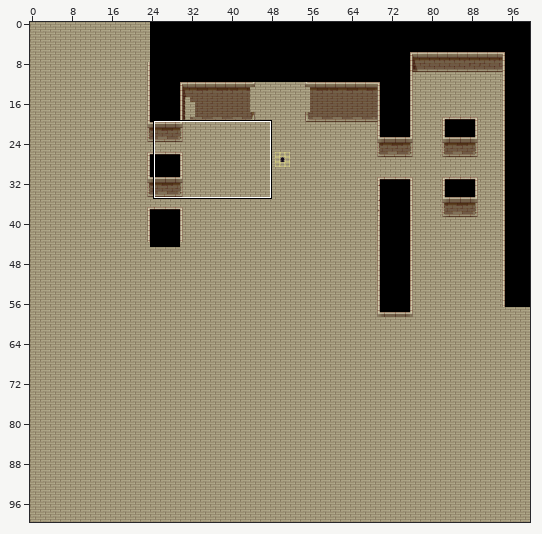
Tiled map, stored at Projects/Project/assets/maps/game_map.tmx. The picture above shows the old version from afar; the outline marks the close-up.
Close-up. Earlier state:
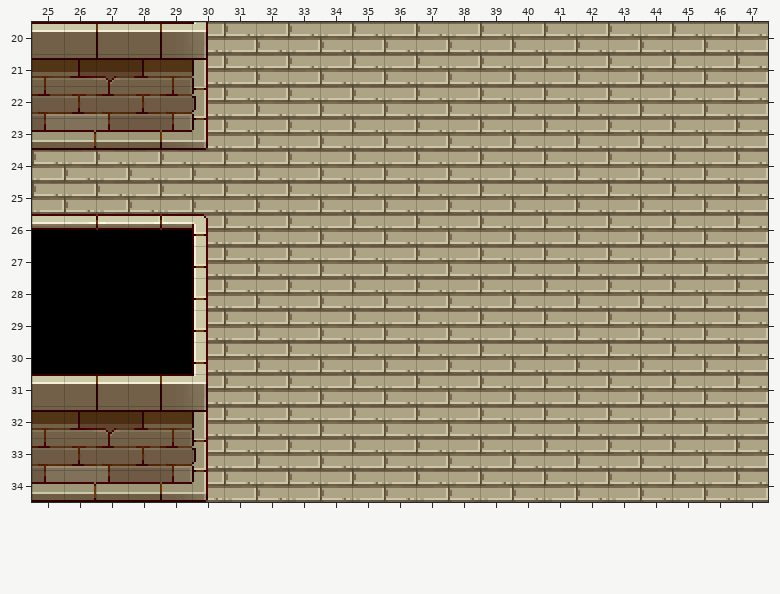
Cells are 16x16 px. Shown: x 25..47, y 20..34. The commit also changed other parts of the map, which this record leaves out.
Now the later version:
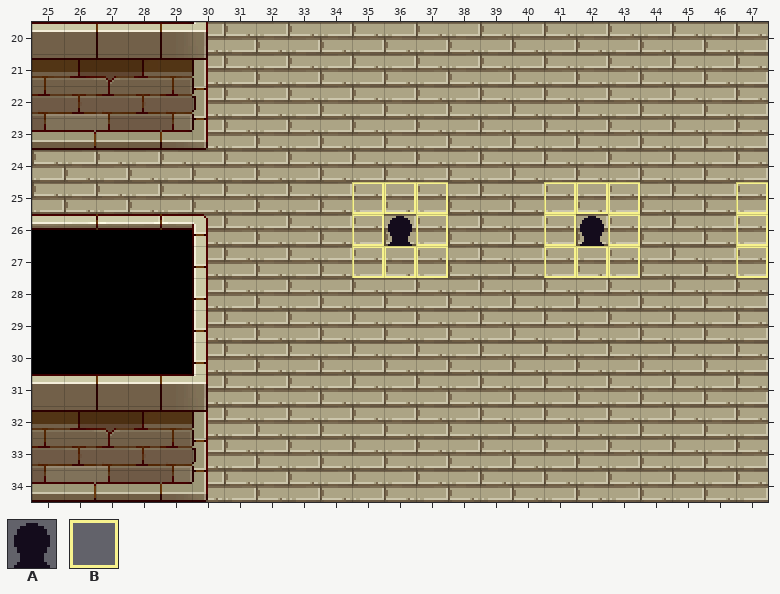
Key: from "Lobby-tile": A 538, B 577.
_ is an empty cell.
Tiles of an added or newly shown layer are drawn over the layers below it.
Difference:
Changed rows in their new state; . is an unchanged cell.
Layer "obj1-off":
first column x 35:
25 BBB
26 BAB
27 BBB
Layer "obj2-off" (added):
first column x 41:
25 BBB
26 BAB
27 BBB
Layer "obj3-off" (added):
first column x 47:
25 B
26 B
27 B
Where, in picture pixels (left, top, right, bottom), the same in both close-ups:
added: (352, 182, 448, 278)
added: (544, 182, 640, 278)
added: (736, 182, 768, 278)
